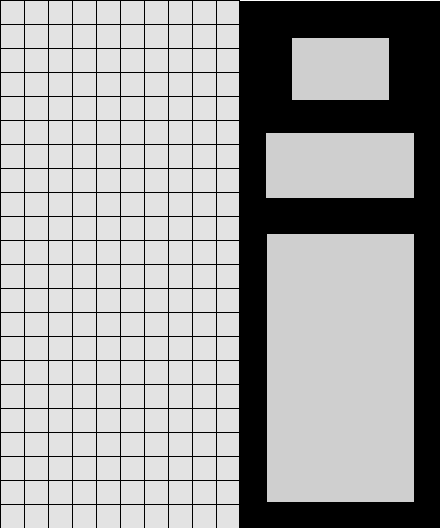
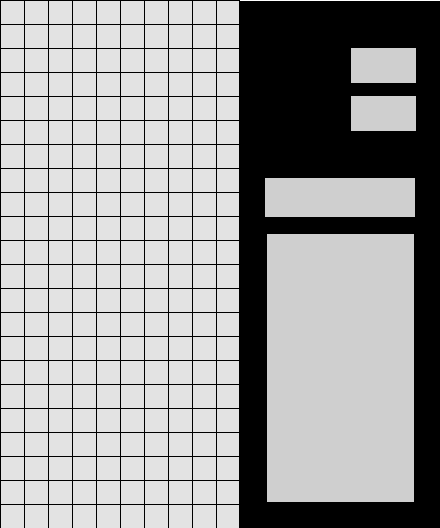
Layered file, before and after one edit (440 x 528). Changes by layer:
renamed "Lager #1" to "Inklistrat lager #2", moved it above "Inklistrat lager", painted on it over [left=292, top=38, right=416, bottom=100]
painted on "Inklistrat lager" over [left=266, top=96, right=416, bottom=198]
added layer "Inklistrat lager #1" above "Lager #2" over [left=265, top=178, right=415, bottom=217]
